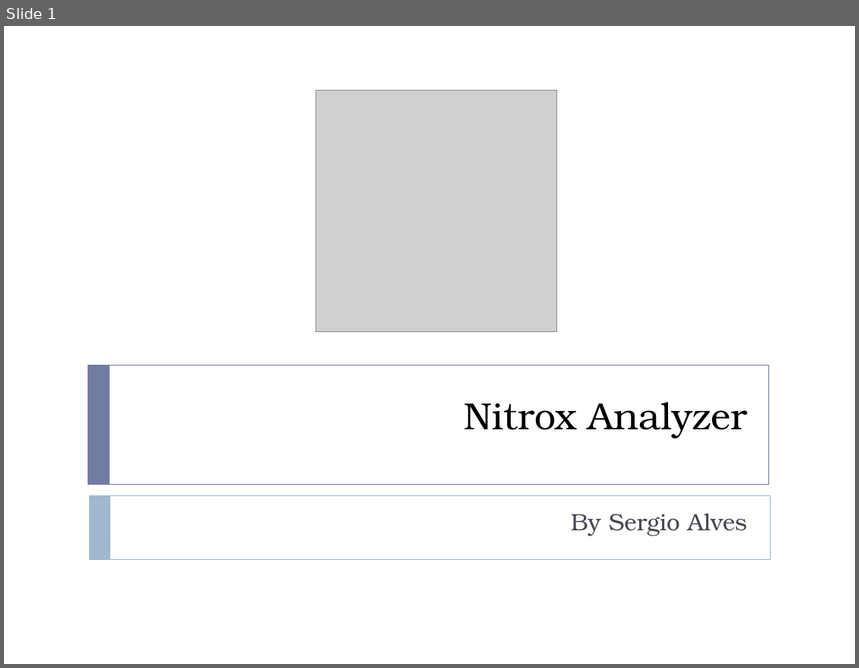
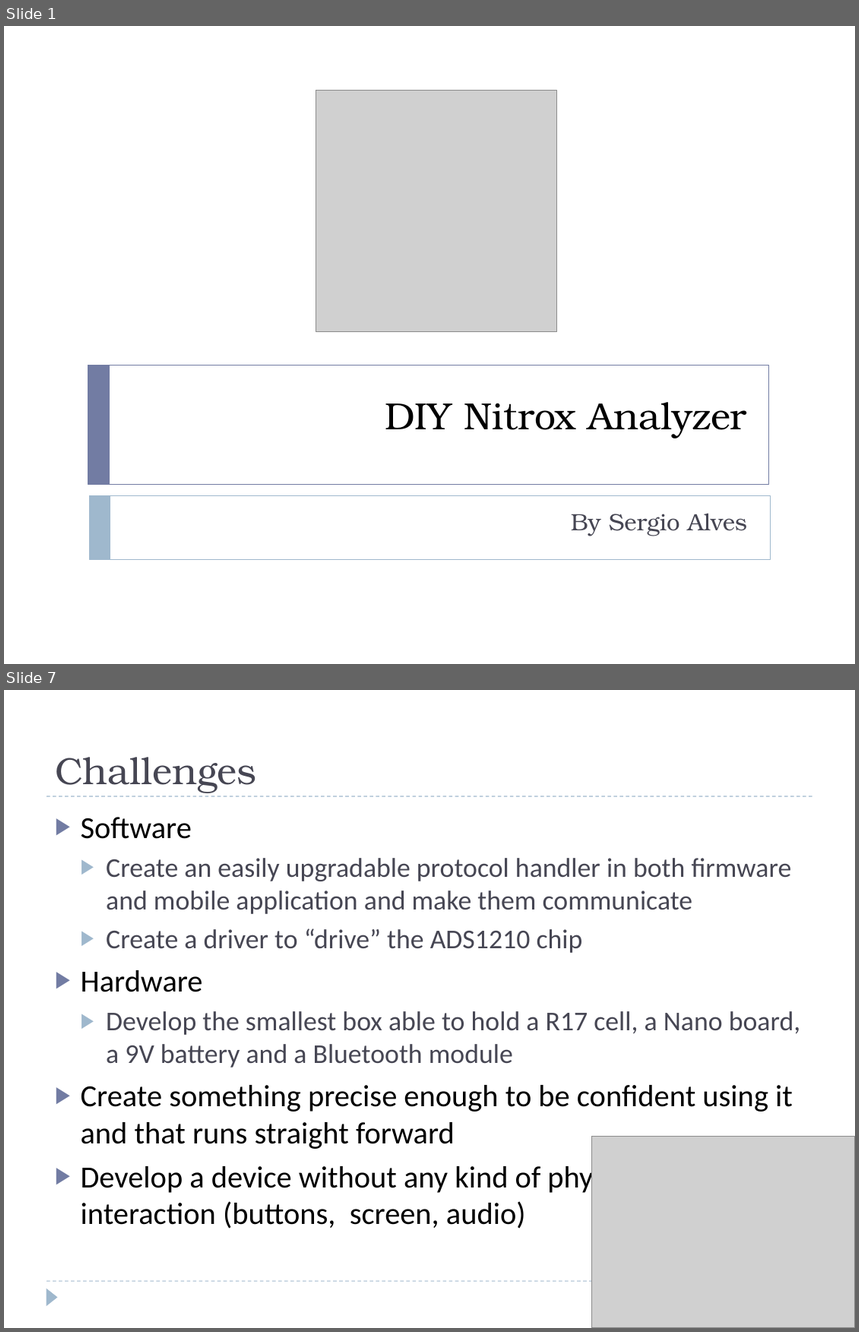
Before and after one commit to sergio-alves/NitroxAnalyzer, a slide deck: docs/nitrox-analyzer.pptx. Shown one above the other, each under a label of ours: slide 1 before the commit, slides 1 and 7 after it; the slides between them are not shown. The pictures are 859x668 and 859x1332 pixels, drawn with LibreOffice and Linux fonts; fonts in the diff are those of the drawing; grey boxes stand for pictures. Boxes give left, top, right and bottom in pixels: in the first picture for what was removed or moved away, otherwise in the second. Text is boxed around its words. In the diff, an @@ line names an element or a change of style, - is before the commit and + after.

```diff
--- a/docs/nitrox-analyzer.pptx
+++ b/docs/nitrox-analyzer.pptx
@@ slide 7 added at box(4, 690, 855, 1328), background #FFFFFF @@
@@ title added at box(55, 757, 256, 793), 32 pt, text #464653 @@
+Challenges
@@ line added from (47, 796) to (813, 796), #9FB8CD 0.75 pt dashed @@
@@ text added at box(81, 817, 800, 1229), 23 pt, text #464653 @@
+▶ Software
+  ▶ Create an easily upgradable protocol handler in both firmware and mobile application and make them communicate
+  ▶ Create a driver to “drive” the ADS1210 chip
+▶ Hardware
+  ▶ Develop the smallest box able to hold a R17 cell, a Nano board, a 9V battery and a Bluetooth module
+▶ Create something precise enough to be confident using it and that runs straight forward
+▶ Develop a device without any kind of physical user interaction (buttons, screen, audio)
@@ picture added at box(592, 1137, 855, 1328) @@
@@ line added from (47, 1281) to (813, 1281), #9FB8CD 0.75 pt dashed @@
@@ triangle added at box(47, 1288, 58, 1306), fill #9FB8CD @@
@@ slide 1 changed as well @@
@@ title at box(385, 402, 747, 439): text changed @@
-Nitrox Analyzer
+DIY Nitrox Analyzer
```
Also in this commit, not shown: 9 other slides added, 2 slides removed, 1 other file.
